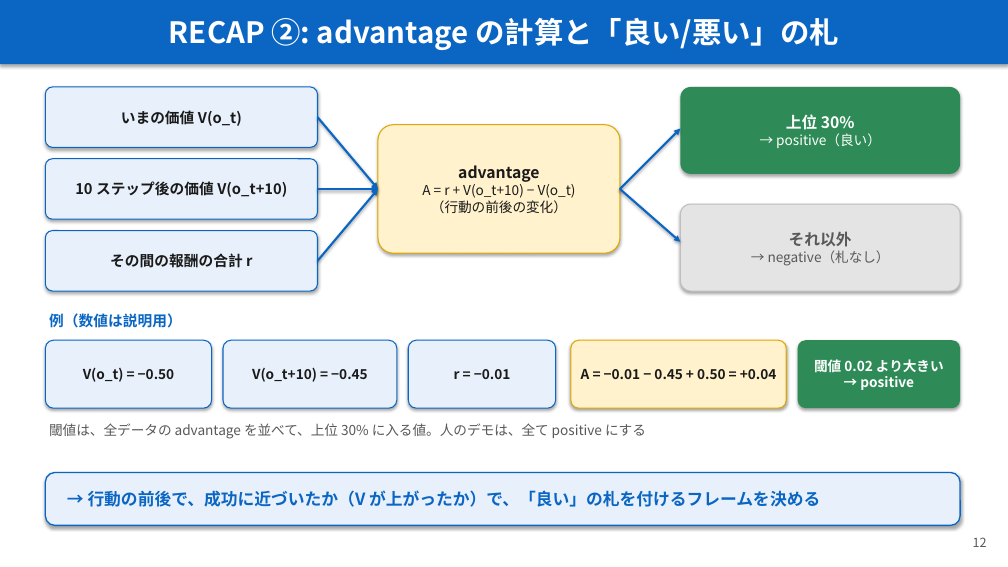
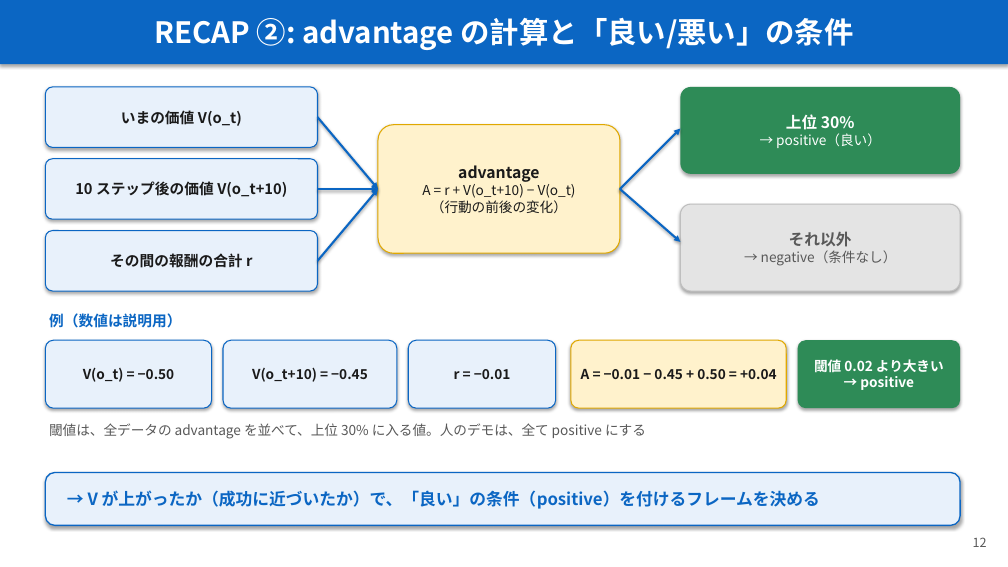
Before and after one commit to Junhand/libero_RL, a slide deck: slide 12 of docs/RECAP_STEAM_RLToken.pptx. Drawn at 1008x567 pixels with LibreOffice and Linux fonts; fonts in the diff are those of the drawing. Boxes give left, top, right and bottom in pixels: in the first picture for what was removed or moved away, otherwise in the second. Text is boxed around its words. In the diff, an @@ line names an element or a change of style, - is before the commit and + after.

```diff
--- a/docs/RECAP_STEAM_RLToken.pptx
+++ b/docs/RECAP_STEAM_RLToken.pptx
@@ text in rectangle at <box>154,18,854,50</box>: text changed @@
-RECAP ②: advantage の計算と「良い/悪い」の札
+RECAP ②: advantage の計算と「良い/悪い」の条件
@@ text in rounded rectangle at <box>761,250,897,266</box>: text changed @@
-→ negative（札なし）
+→ negative（条件なし）
@@ text in rounded rectangle at <box>88,490,820,509</box>: text changed @@
-→ 行動の前後で、成功に近づいたか（V が上がったか）で、「良い」の札を付けるフレームを決める
+→ V が上がったか（成功に近づいたか）で、「良い」の条件（positive）を付けるフレームを決める
```
Also in this commit, not shown: 14 other slides changed, 1 other file.
